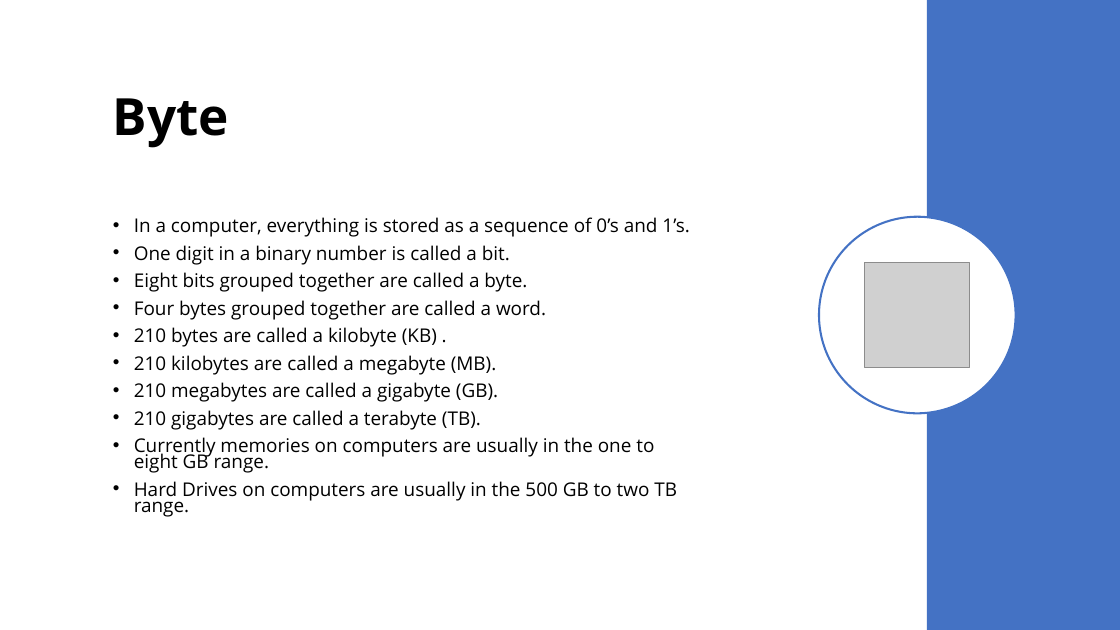
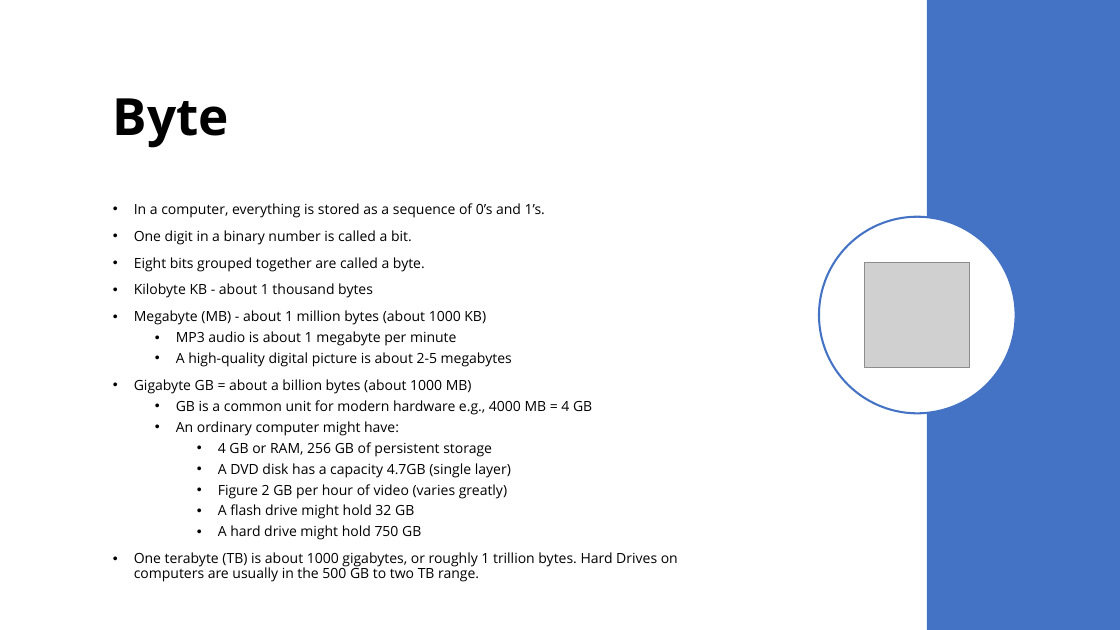
Before and after one commit to saritmaitra/Python-Fundamentals, a slide deck: slide 8 of ppt/Python.pptx. Drawn at 1120x630 pixels with LibreOffice and Linux fonts; fonts in the diff are those of the drawing; grey boxes stand for pictures. Boxes give left, top, right and bottom in pixels: in the first picture for what was removed or moved away, otherwise in the second. Text is boxed around its words. In the diff, an @@ line names an element or a change of style, - is before the commit and + after.

```diff
--- a/ppt/Python.pptx
+++ b/ppt/Python.pptx
@@ text "In a computer, everything is ..." moved from (x1=134, y1=217, x2=689, y2=517) to (x1=134, y1=203, x2=678, y2=582) @@
@@ text at (x1=134, y1=203, x2=545, y2=272): size 16.1 to 12 pt in "In a computer, everything is stored as ...", "One digit in a binary number is ...", "Eight bits grouped together are called a ..."; line spacing 0.7 to 0.9 @@
@@ text at (x1=134, y1=283, x2=678, y2=582): text changed; size 16.1 to 12 pt @@
-• Four bytes grouped together are called a word.
-• 210 bytes are called a kilobyte (KB) .
-• 210 kilobytes are called a megabyte (MB).
-• 210 megabytes are called a gigabyte (GB).
-• 210 gigabytes are called a terabyte (TB).
-• Currently memories on computers are usually in the one to eight GB range.
-• Hard Drives on computers are usually in the 500 GB to two TB range.
+• Kilobyte KB - about 1 thousand bytes
+• Megabyte (MB) - about 1 million bytes (about 1000 KB)
+  • MP3 audio is about 1 megabyte per minute
+  • A high-quality digital picture is about 2-5 megabytes
+• Gigabyte GB = about a billion bytes (about 1000 MB)
+  • GB is a common unit for modern hardware e.g., 4000 MB = 4 GB
+  • An ordinary computer might have:
+    • 4 GB or RAM, 256 GB of persistent storage
+    • A DVD disk has a capacity 4.7GB (single layer)
+    • Figure 2 GB per hour of video (varies greatly)
+    • A flash drive might hold 32 GB
+    • A hard drive might hold 750 GB
+• One terabyte (TB) is about 1000 gigabytes, or roughly 1 trillion bytes. Hard Drives on computers are usually in the 500 GB to two TB range.
```
